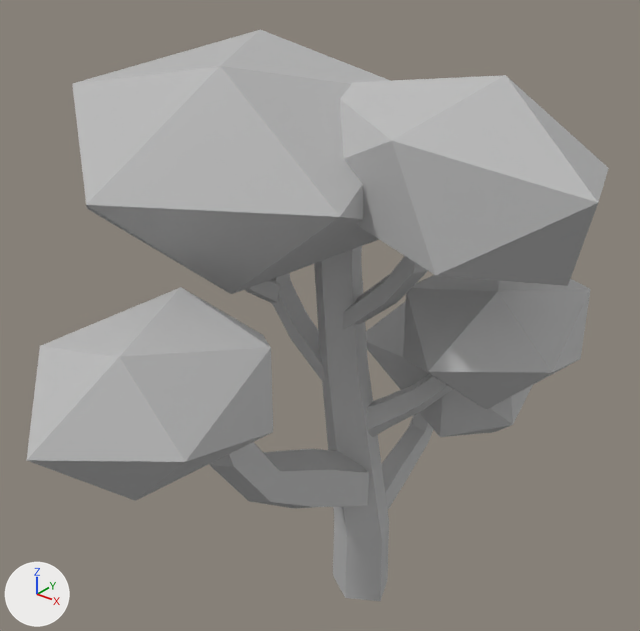
The FBX model Assets/Environnement/Prop_Chene_003.fbx, before and after one commit.
Rendered twice from a camera (50 mm lens) standing at (3.93, -5.23, 5.88) and looking at (0.02, -0.35, 2.85). Lighting does not change. The marker at lower left points along +X, +Y and +Z. Where no turn or scale is listed for an object, it has been applied to the vertices.
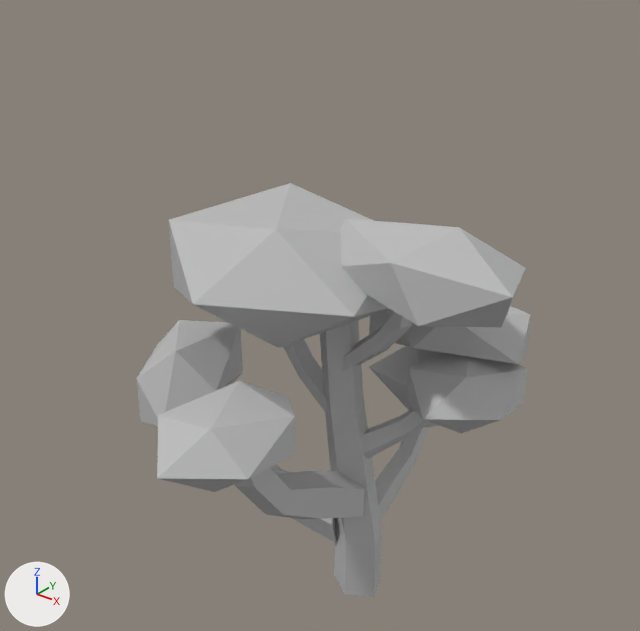
ob_chène is not drawn itself; it is the parent of ob_tree_03.

What the commit changed:
Object 'pPlatonic14' (ob_pplatonic14) moves from (0.916, 2.347, -0.46) to (0.916, 2.175, -0.46).
Object 'pPlatonic14' (ob_pplatonic14) is rescaled from (1.0, 1.0, 1.0) to (0.794, 0.607, 0.794).
Object 'pPlatonic4' (ob_pplatonic4) is now shown.
Object 'pPlatonic13' (ob_pplatonic13) moves from (0.294, 1.679, -0.981) to (0.294, 1.806, -0.937).
Object 'pPlatonic13' (ob_pplatonic13) is rescaled from (1.0, 1.0, 1.0) to (0.794, 0.607, 0.794).
Object 'pCylinder15' (ob_pcylinder15) is now shown.
Object 'pPlatonic7' (ob_pplatonic7) moves from (0.097, 2.563, 1.771) to (0.097, 2.363, 1.489).
Object 'pPlatonic7' (ob_pplatonic7) is rescaled from (1.0, 1.0, 1.0) to (0.794, 0.607, 0.794).
Object 'pPlatonic1' (ob_pplatonic1) moves from (-0.517, 3.44, 0.378) to (-0.385, 3.17, 0.284).
Object 'pPlatonic1' (ob_pplatonic1) is rescaled from (1.0, 1.0, 1.0) to (0.858, 0.707, 0.794).
Object 'pPlatonic17' (ob_pplatonic17) moves from (0.798, 3.546, 0.0706) to (0.798, 3.407, 0.0706).
Object 'pPlatonic17' (ob_pplatonic17) is rescaled from (1.0, 1.0, 1.0) to (0.794, 0.607, 0.794).
Object 'Chène' (ob_chène) is rescaled from (0.01, 0.01, 0.01) to (0.00852, 0.00852, 0.00852).
Object 'pPlatonic6' (ob_pplatonic6) is now shown.

Changed parts and their boxes [x1, y1, x2, y2] in the pictures (640 x 631 px):
'pPlatonic1', rescaled, moved (31% narrower, 37% shorter)
    before: [72, 30, 391, 294]
    after: [169, 183, 389, 348]
'pPlatonic17', rescaled, moved
    before: [340, 75, 609, 286]
    after: [340, 218, 526, 328]
'pPlatonic7', rescaled, moved (44% narrower, 48% shorter)
    before: [27, 287, 273, 501]
    after: [157, 381, 295, 492]
'pPlatonic14', moved, rescaled (36% narrower, 40% shorter)
    before: [403, 275, 591, 410]
    after: [407, 353, 527, 434]
'pCylinder10', rescaled (17% narrower, 22% shorter)
    before: [314, 246, 389, 601]
    after: [320, 320, 382, 597]
'pCylinder16', rescaled (18% narrower, 21% shorter)
    before: [210, 442, 369, 508]
    after: [234, 467, 365, 519]
'pPlatonic6', shown
    after: [136, 320, 243, 427]
'pPlatonic13', rescaled, moved
    before: [366, 301, 533, 437]
    after: [369, 346, 442, 427]
'pPlatonic4', shown
    after: [369, 306, 531, 364]
'pCylinder23', rescaled (19% narrower, 19% shorter)
    before: [343, 256, 428, 330]
    after: [343, 311, 412, 371]
'pCylinder11', rescaled (21% narrower, 19% shorter)
    before: [367, 374, 452, 437]
    after: [363, 408, 430, 459]
'pCylinder13', rescaled
    before: [272, 273, 325, 384]
    after: [283, 339, 327, 414]
'pCylinder19', rescaled
    before: [381, 413, 433, 510]
    after: [375, 427, 429, 520]
'pCylinder15', shown
    after: [271, 464, 337, 543]
'pCylinder14', rescaled (not visible afterwards)
    before: [244, 279, 280, 303]
